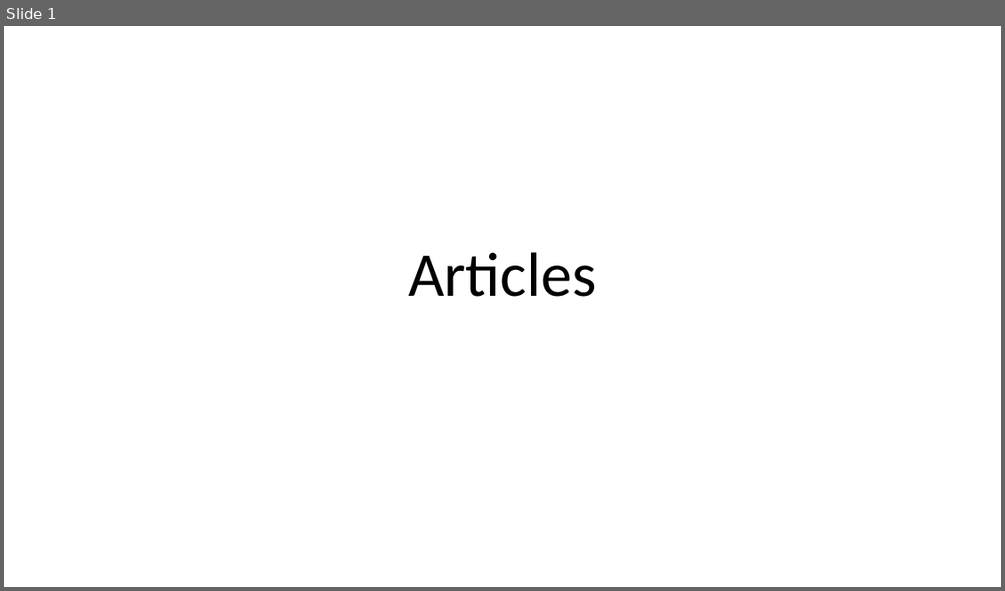
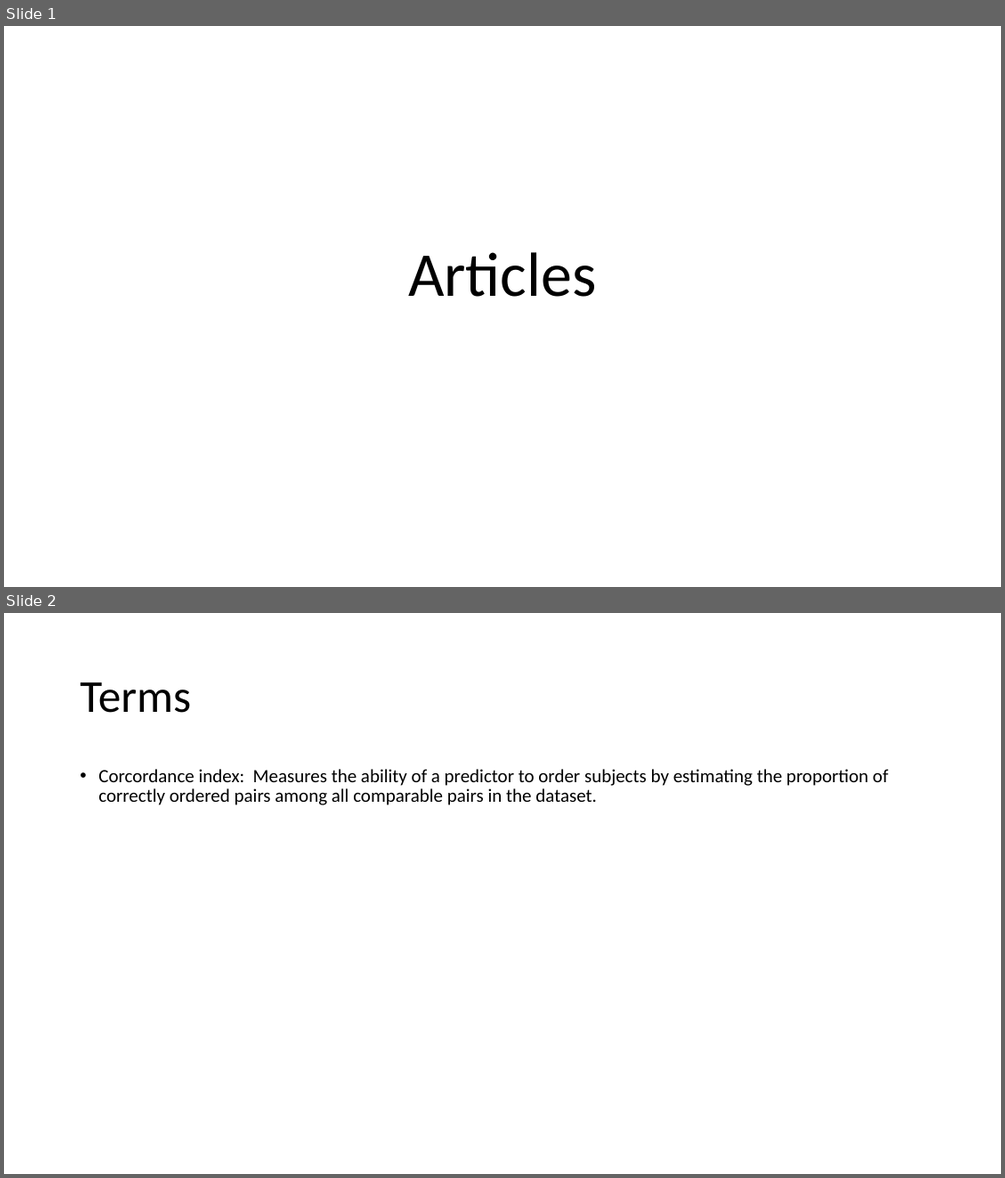
Before and after one commit to debnathk/articles, a slide deck: articles.pptx. Shown one above the other, each under a label of ours: slide 1 before the commit, slides 1 and 2 after it. The pictures are 1005x591 and 1005x1178 pixels, drawn with LibreOffice and Linux fonts; fonts in the diff are those of the drawing. Boxes give left, top, right and bottom in pixels: in the first picture for what was removed or moved away, otherwise in the second. Text is boxed around its words. In the diff, an @@ line names an element or a change of style, - is before the commit and + after.

```diff
--- a/articles.pptx
+++ b/articles.pptx
@@ slide 2 added at (x1=4, y1=613, x2=1001, y2=1174), background #FFFFFF @@
@@ title added at (x1=80, y1=682, x2=191, y2=713), 44 pt, text #000000 @@
+Terms
@@ text added at (x1=98, y1=769, x2=888, y2=805), 18 pt, text #000000 @@
+• Corcordance index: Measures the ability of a predictor to order subjects by estimating the proportion of correctly ordered pairs among all comparable pairs in the dataset.
```
Also in this commit, not shown: 1 slide changed, 4 other slides added, 6 other files.
